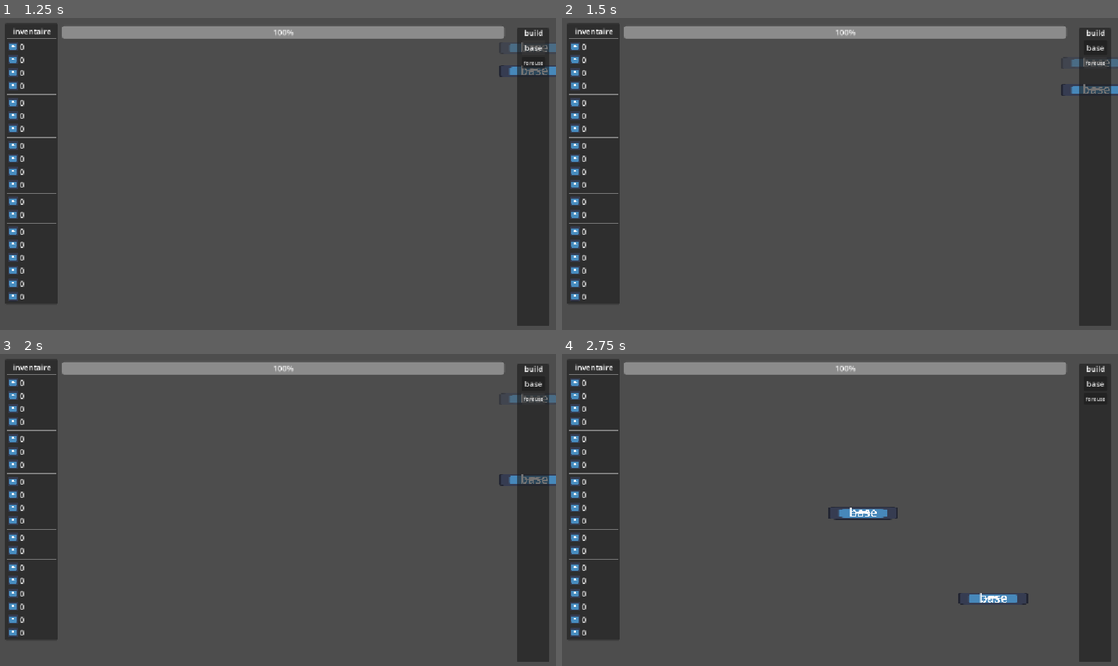
Above: before the commit, frames 1-4 (two rows, left to right).
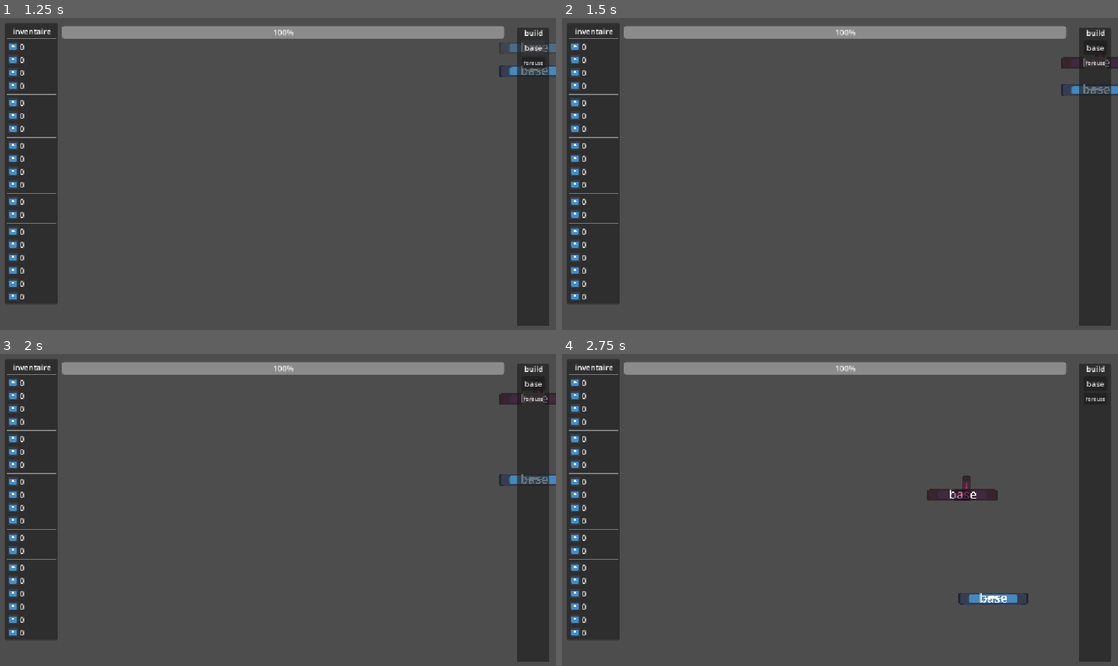
Above: after the commit, the same moments.

Repository: lucasbou-upsider/Indie-jam
Game: Godot game, scene res://scene/world.tscn
Same seed, same stepped clock (60 frames per second), same inputs: the game is played once before the commit and once after it. The engine's default icon, where the game draws it, is replaced by a stand-in: a white triangle on a blue panel in a dark square.
Inputs (mouse positions are in pixels of both pictures, inside the frame that each line leads up to):
- Up to frame 1 (1.25 s): click "base" at 0.5 s
- Up to frame 2 (1.5 s): click "foreuse" at 1.25 s
- Up to frame 3 (2 s): no input
- Up to frame 4 (2.75 s): move the mouse to (962, 494) at 2.02 s; hold D (droite) from 2.03 s (still down); click (962, 494) at 2.1 s

Frame 1 is identical in both runs. In frame 2, 0.2% of the frame differs, in the area x 90-100%, y 12-17%; in frame 3, 0.2%; in frame 4, 0.9%, in the area x 47-79%, y 38-54%.

Commit message:
Auto stash before merge of "master" and "lucasbou-upsider/master"

Diff:
--- a/GLOBAL.gd
+++ b/GLOBAL.gd
@@ -19,7 +19,7 @@
 var barre_acier := 0
 var minerai_gluantite := 0
 var minerai_voidium := 0
-var minerai_axelium := 0
+var minerai_topaxium := 0
 var lingot_gluantite := 0
 var lingot_voidium := 0
-var lingot_axelium := 0
+var lingot_topaxium := 0
--- /dev/null
+++ b/scene/craft/foreuse.gd
@@ -0,0 +1,57 @@
+extends RigidBody2D
+
+@onready var collision_polygon_2d: CollisionPolygon2D = $CollisionPolygon2D
+@onready var ray_cast_2d: RayCast2D = $RayCast2D
+@onready var timer: Timer = $Timer
+@onready var sprite_2d: Sprite2D = $Sprite2D
+
+var is_blueprint := true
+var pv = 10
+var bodycount = 0
+
+func _ready() -> void:
+	pass
+
+
+func _process(_delta: float) -> void:
+	# Input
+	if Input.is_action_just_pressed("click gauche"):
+		place_self()
+
+
+	if is_blueprint:
+		collision_polygon_2d.disabled = true
+		global_position = get_global_mouse_position()
+		linear_velocity = Vector2(0,0)
+	elif is_blueprint == false:
+		collision_polygon_2d.disabled = false
+		if ray_cast_2d.is_colliding():
+			ray_cast_2d.enabled = false
+			print("fer")
+			timer.start()
+
+	if is_blueprint:
+		if bodycount == 0:
+			sprite_2d.modulate = Color(1.0, 1.0, 1.0, 0.494)
+		else:
+			sprite_2d.modulate = Color(0.729, 0.114, 0.267, 0.565)
+	else:
+		sprite_2d.modulate = Color(1.0, 0.98, 0.984, 0.98)
+
+func place_self():
+	if bodycount == 0:
+		is_blueprint = false
+
+func _on_timer_timeout() -> void:
+	GLOBAL.pierre += 1
+	ray_cast_2d.enabled = true
+
+
+func _on_area_2d_area_entered(_area: Area2D) -> void:
+	#regarder si possible de placer
+	if is_blueprint :
+		bodycount += 1
+func _on_area_2d_area_exited(_area: Area2D) -> void:
+	#regarder si possible de placer
+	if is_blueprint:
+		bodycount -= 1
--- /dev/null
+++ b/scene/craft/foreuse.tscn
@@ -0,0 +1,41 @@
+[gd_scene format=3 uid="uid://02wx8g0s1olf"]
+
+[ext_resource type="Script" uid="uid://d2q1g7af3jy0x" path="res://scene/craft/foreuse.gd" id="1_p5dri"]
+[ext_resource type="Texture2D" uid="uid://j61hq17ylyme" path="res://icon.svg" id="1_tblhl"]
+
+[node name="foreuse" type="RigidBody2D" unique_id=1505809120]
+script = ExtResource("1_p5dri")
+
+[node name="Sprite2D" type="Sprite2D" parent="." unique_id=513195299]
+position = Vector2(44, -69.5)
+scale = Vector2(0.76562494, 1.9453125)
+texture = ExtResource("1_tblhl")
+
+[node name="Sprite2D2" type="Sprite2D" parent="Sprite2D" unique_id=1332496010]
+position = Vector2(-72.97957, 37.269077)
+scale = Vector2(1.5739797, 0.41767076)
+texture = ExtResource("1_tblhl")
+
+[node name="CollisionPolygon2D" type="CollisionPolygon2D" parent="." unique_id=1071327156]
+position = Vector2(44, -69.5)
+scale = Vector2(0.76562494, 1.9453125)
+polygon = PackedVector2Array(-57.4694, -60.91567, -58.77552, 10.024096, -169.79594, 8.995983, -173.71432, 62.457836, 65.30613, 62.457836, 54.857147, -64)
+disabled = true
+
+[node name="Area2D" type="Area2D" parent="." unique_id=566869362]
+
+[node name="CollisionPolygon2D2" type="CollisionPolygon2D" parent="Area2D" unique_id=1782314719]
+position = Vector2(44, -69.5)
+scale = Vector2(0.76562494, 1.9453125)
+polygon = PackedVector2Array(-57.4694, -60.91567, -58.77552, 10.024096, -169.79594, 8.995983, -173.71432, 62.457836, 65.30613, 62.457836, 54.857147, -64)
+
+[node name="RayCast2D" type="RayCast2D" parent="." unique_id=2096382292]
+target_position = Vector2(0, 65)
+
+[node name="Timer" type="Timer" parent="." unique_id=127513847]
+wait_time = 2.0
+one_shot = true
+
+[connection signal="area_entered" from="Area2D" to="." method="_on_area_2d_area_entered"]
+[connection signal="area_exited" from="Area2D" to="." method="_on_area_2d_area_exited"]
+[connection signal="timeout" from="Timer" to="." method="_on_timer_timeout"]
--- a/scene/ennemie/kayou.tscn
+++ b/scene/ennemie/kayou.tscn
@@ -25,6 +25,7 @@
 
 [node name="Despawn" type="Timer" parent="." unique_id=1822630666]
 wait_time = 2.0
+one_shot = true
 
 [connection signal="body_entered" from="area_kayou" to="." method="_on_area_2d_body_entered"]
 [connection signal="timeout" from="Despawn" to="." method="_on_despawn_timeout"]
--- a/scene/panel_inventaire.gd
+++ b/scene/panel_inventaire.gd
@@ -15,16 +15,13 @@
 @onready var barre_acier: RichTextLabel = $VBoxContainer/barre_acier
 @onready var minerai_gluantite: RichTextLabel = $VBoxContainer/minerai_gluantite
 @onready var lingot_gluantite: RichTextLabel = $VBoxContainer/lingot_gluantite
-@onready var minerai_axelium: RichTextLabel = $VBoxContainer/minerai_axelium
-@onready var lingot_axelium: RichTextLabel = $VBoxContainer/lingot_axelium
+@onready var minerai_topaxium: RichTextLabel = $VBoxContainer/minerai_topaxium
+@onready var lingot_topaxium: RichTextLabel = $VBoxContainer/lingot_topaxium
 @onready var minerai_voidium: RichTextLabel = $VBoxContainer/minerai_voidium
 @onready var lingot_voidium: RichTextLabel = $VBoxContainer/lingot_voidium
 
-
-
 func _ready() -> void:
 	pass
-
 
 func _process(_delta: float) -> void:
 	charbon.text = "      " + str(GLOBAL.charbon)
@@ -42,7 +39,7 @@
 	barre_acier.text = "      " + str(GLOBAL.barre_acier)
 	minerai_gluantite.text = "      " + str(GLOBAL.minerai_gluantite)
 	lingot_gluantite.text = "      " + str(GLOBAL.lingot_gluantite)
-	minerai_axelium.text = "      " + str(GLOBAL.minerai_axelium)
-	lingot_axelium.text = "      " + str(GLOBAL.lingot_axelium)
+	minerai_topaxium.text = "      " + str(GLOBAL.minerai_topaxium)
+	lingot_topaxium.text = "      " + str(GLOBAL.lingot_topaxium)
 	minerai_voidium.text = "      " + str(GLOBAL.minerai_voidium)
 	lingot_voidium.text = "      " + str(GLOBAL.lingot_voidium)
--- a/scene/world.gd
+++ b/scene/world.gd
@@ -1,6 +1,8 @@
 extends Node2D
 
-const base = preload("uid://byxo1qtpjx30p")
+const BASE = preload("uid://byxo1qtpjx30p")
+const FOREUSE = preload("uid://02wx8g0s1olf")
+
 var speed = 30
 
 @onready var progress_bar: ProgressBar = $Interface/ProgressBar
@@ -32,4 +34,6 @@
 
 
 func _on_button_base_pressed() -> void:
-	add_child(base.instantiate())
+	add_child(BASE.instantiate())
+func _on_button_foreuse_pressed() -> void:
+	add_child(FOREUSE.instantiate())
--- a/scene/world.tscn
+++ b/scene/world.tscn
@@ -272,24 +272,24 @@
 scale = Vector2(0.1679688, 0.15478517)
 texture = ExtResource("4_m5mgf")
 
-[node name="minerai_axelium" type="RichTextLabel" parent="Interface/Panel_inventaire/VBoxContainer" unique_id=2140329339]
-layout_mode = 2
-bbcode_enabled = true
-text = "      0"
-fit_content = true
-
-[node name="Sprite2D" type="Sprite2D" parent="Interface/Panel_inventaire/VBoxContainer/minerai_axelium" unique_id=2120539696]
-position = Vector2(11, 11.093751)
-scale = Vector2(0.1679688, 0.15478517)
-texture = ExtResource("4_m5mgf")
-
-[node name="lingot_axelium" type="RichTextLabel" parent="Interface/Panel_inventaire/VBoxContainer" unique_id=779109299]
-layout_mode = 2
-bbcode_enabled = true
-text = "      0"
-fit_content = true
-
-[node name="Sprite2D" type="Sprite2D" parent="Interface/Panel_inventaire/VBoxContainer/lingot_axelium" unique_id=2126442206]
+[node name="minerai_topaxium" type="RichTextLabel" parent="Interface/Panel_inventaire/VBoxContainer" unique_id=2140329339]
+layout_mode = 2
+bbcode_enabled = true
+text = "      0"
+fit_content = true
+
+[node name="Sprite2D" type="Sprite2D" parent="Interface/Panel_inventaire/VBoxContainer/minerai_topaxium" unique_id=2120539696]
+position = Vector2(11, 11.093751)
+scale = Vector2(0.1679688, 0.15478517)
+texture = ExtResource("4_m5mgf")
+
+[node name="lingot_topaxium" type="RichTextLabel" parent="Interface/Panel_inventaire/VBoxContainer" unique_id=779109299]
+layout_mode = 2
+bbcode_enabled = true
+text = "      0"
+fit_content = true
+
+[node name="Sprite2D" type="Sprite2D" parent="Interface/Panel_inventaire/VBoxContainer/lingot_topaxium" unique_id=2126442206]
 position = Vector2(11, 11.093751)
 scale = Vector2(0.1679688, 0.15478517)
 texture = ExtResource("4_m5mgf")
@@ -317,3 +317,4 @@
 texture = ExtResource("4_m5mgf")
 
 [connection signal="pressed" from="Interface/Panel_construction/VBoxContainer/Button_base" to="." method="_on_button_base_pressed"]
+[connection signal="pressed" from="Interface/Panel_construction/VBoxContainer/Button_foreuse" to="." method="_on_button_foreuse_pressed"]
Not shown, added: scene/craft/foreuse.gd.uid
